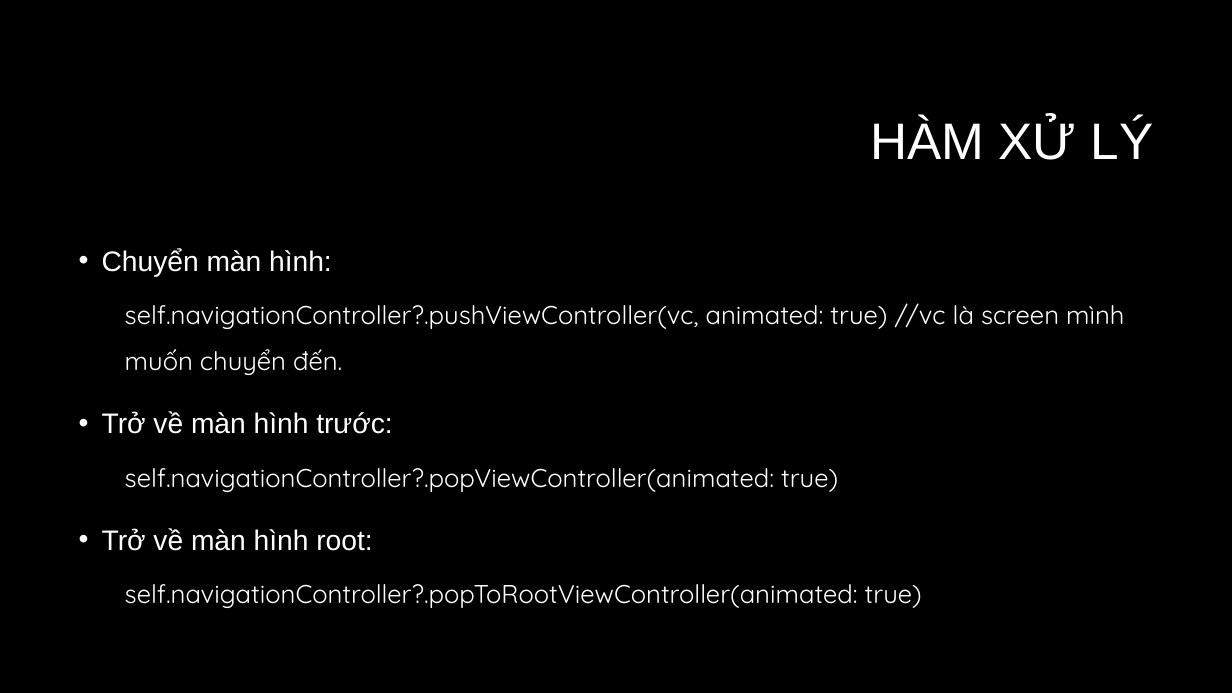
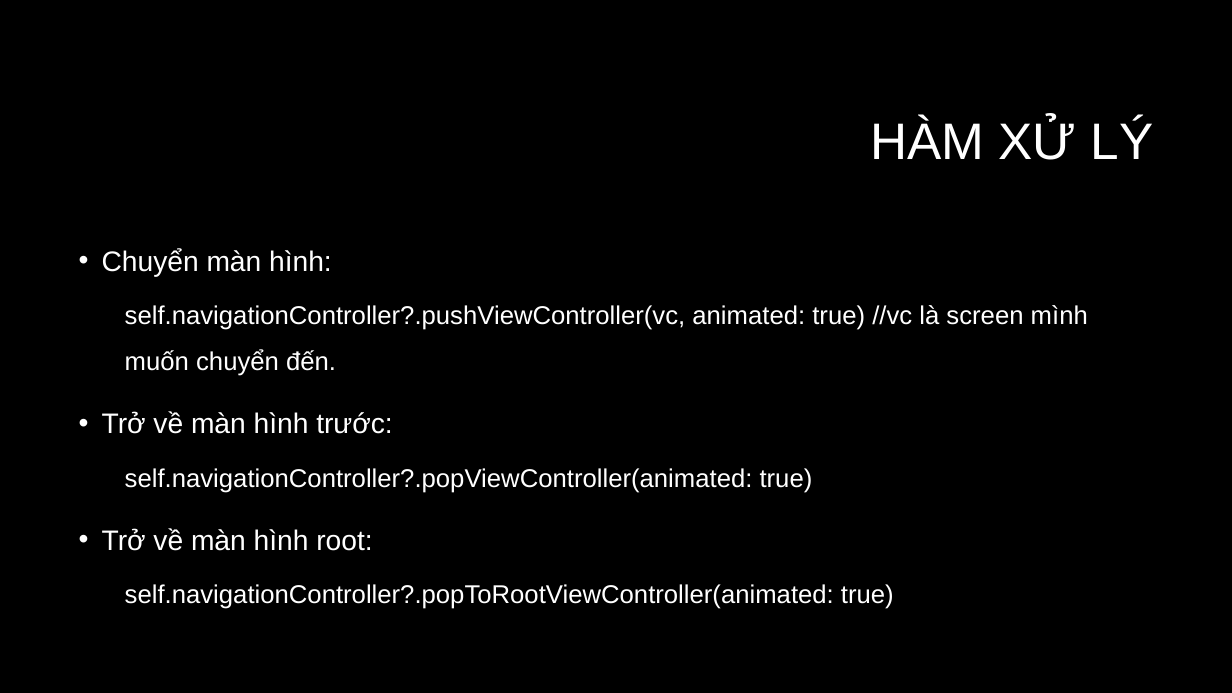
Before and after one commit to tubeobeotu/Techmaster_SampleIOS, a slide deck: slide 8 of UINavigationController/UINAVIGATIONCONTROLLER.pptx. Drawn at 1232x693 pixels with LibreOffice and Linux fonts; fonts in the diff are those of the drawing; background and template pictures are left out. Boxes give left, top, right and bottom in pixels: in the first picture for what was removed or moved away, otherwise in the second. Text is boxed around its words. In the diff, an @@ line names an element or a change of style, - is before the commit and + after.

```diff
--- a/UINavigationController/UINAVIGATIONCONTROLLER.pptx
+++ b/UINavigationController/UINAVIGATIONCONTROLLER.pptx
@@ text at (125, 305, 1088, 609): font Quicksand to Arial in "self.navigationController?.pushViewController(vc, animated:  ...", "self.navigationController?.popViewController(animated: true)", "self.navigationController?.popToRootViewController(animated: ..." @@
```
Also in this commit, not shown: 5 other files.
